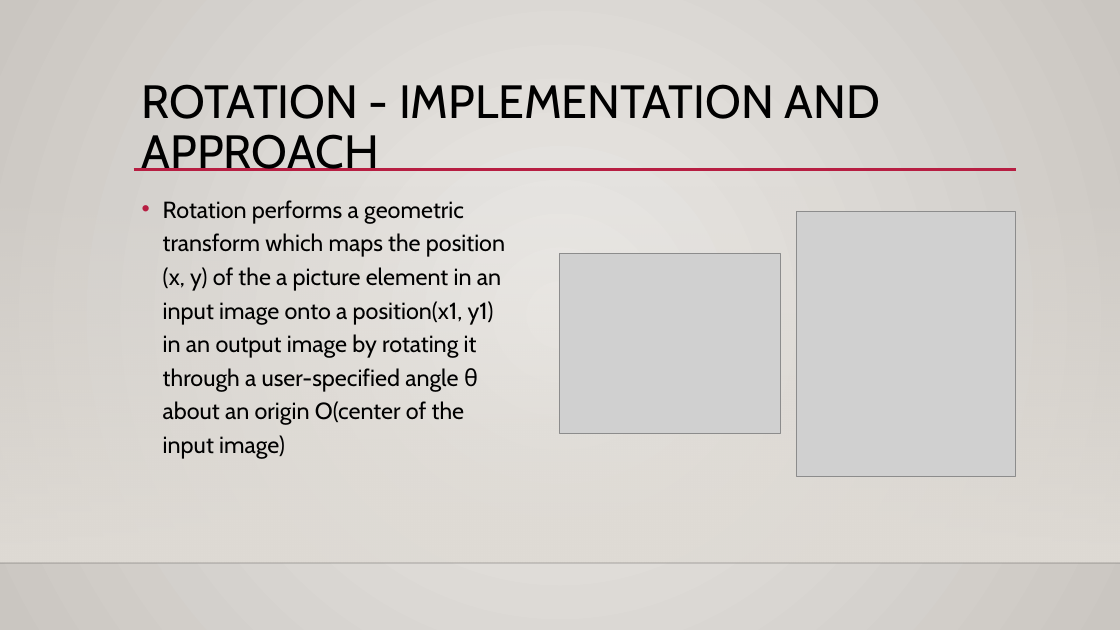
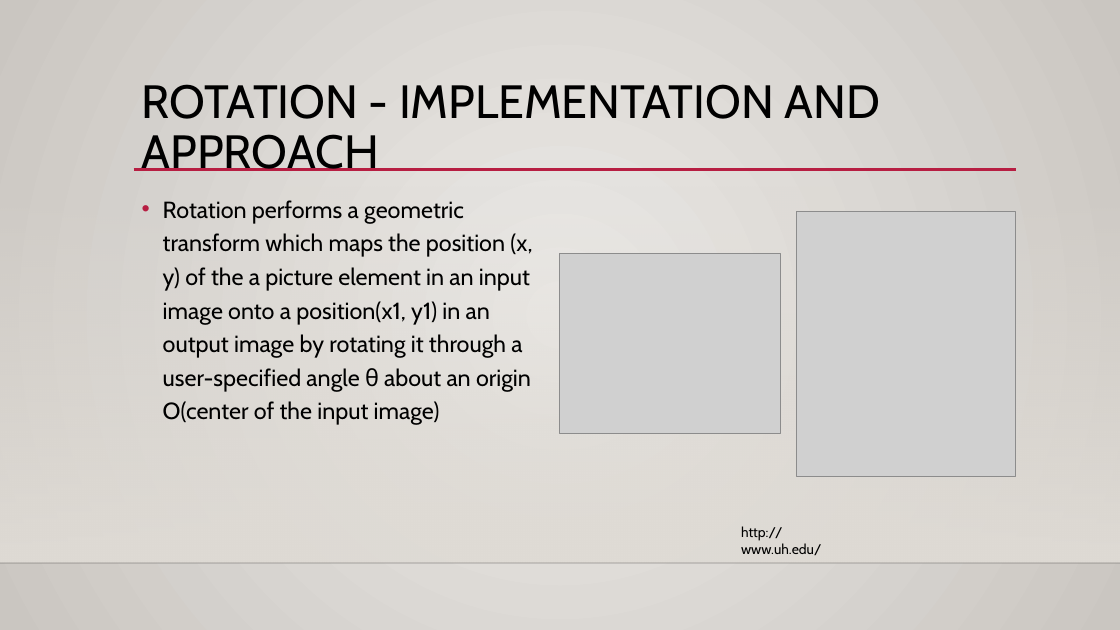
Before and after one commit to michaeltran/DIP-Image-Geometric-Transformation, a slide deck: slide 21 of DIP_Presentation.pptx (slide 18 before the commit). Drawn at 1120x630 pixels with LibreOffice and Linux fonts; fonts in the diff are those of the drawing; grey boxes stand for pictures; background and template pictures are left out. Boxes give left, top, right and bottom in pixels: in the first picture for what was removed or moved away, otherwise in the second. Text is boxed around its words. In the diff, an @@ line names an element or a change of style, - is before the commit and + after.

Commit message:
Add all pictures URL

```diff
--- a/DIP_Presentation.pptx
+++ b/DIP_Presentation.pptx
@@ text "Rotation performs a geometric transform ..." rewrapped from (163, 200, 505, 459) to (163, 200, 532, 425) @@
@@ text added at (741, 526, 821, 555), 12 pt, text #000000 @@
+http://www.uh.edu/
```
Also in this commit, not shown: 17 other slides changed, 3 slides added.
